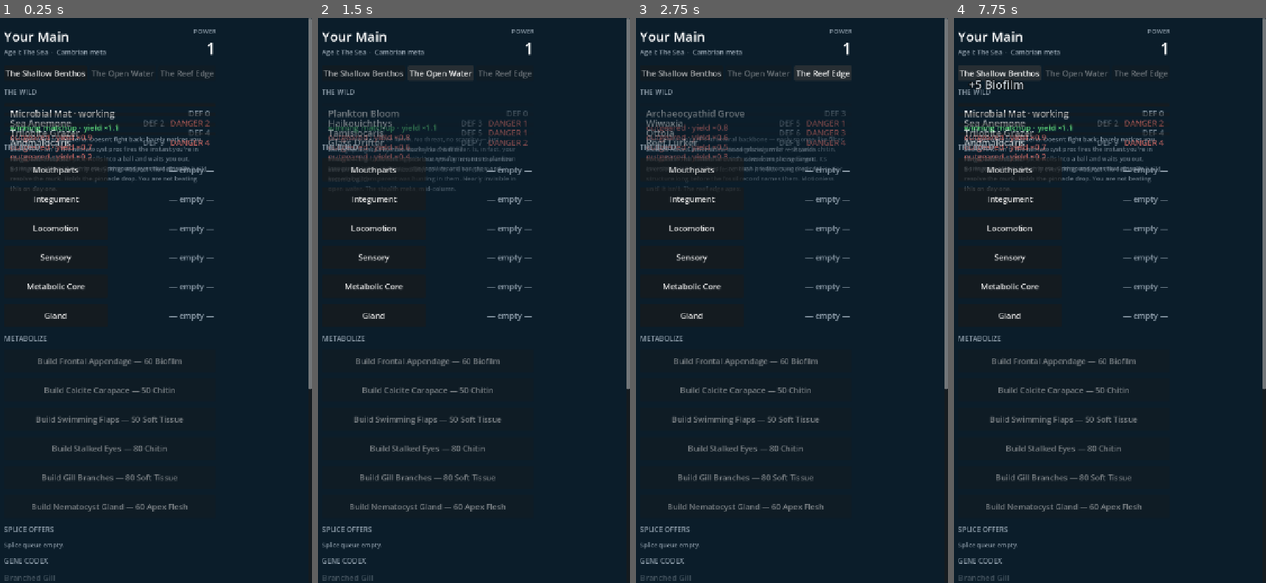
Above: before the commit, frames 1-4 (left to right).
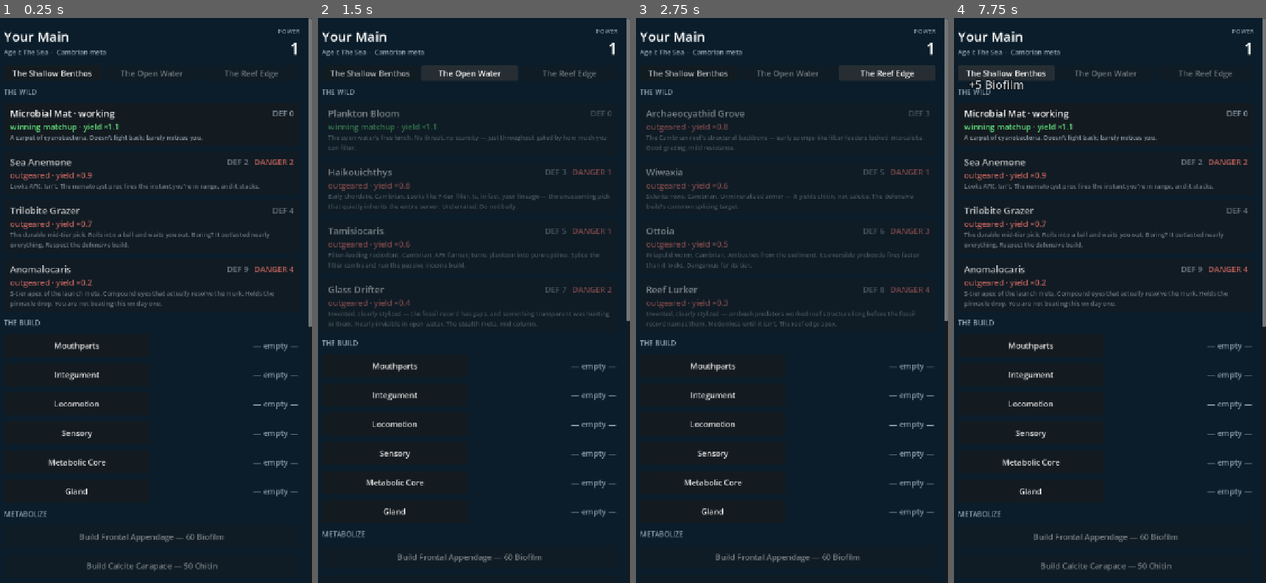
Above: after the commit, the same moments.

Repository: leonbzt/CradleOfLife
Game: Godot game, scene res://ui/main.tscn
Same seed, same stepped clock (60 frames per second), same inputs: the game is played once before the commit and once after it.
Inputs:
- Up to frame 1 (0.25 s): no input
- Up to frame 2 (1.5 s): click "The Shallow Benthos" at 0.5 s; click "The Open Water" at 1.25 s
- Up to frame 3 (2.75 s): click "The Reef Edge" at 2 s
- Up to frame 4 (7.75 s): click "Mouthparts" at 2.75 s; click "Integument" at 3.5 s; click "Locomotion" at 4.25 s; click "Sensory" at 5 s; click "Metabolic Core" at 5.75 s; click "Gland" at 6.5 s; click "The Shallow Benthos" at 7.25 s

The runs differ from the first frame. In frame 1, 11% of the frame differs, in the area x 1-100%, y 2-100%; in frame 2, 9.6%; in frame 3, 9.9%; in frame 4, 11%.

Commit message:
Fix full-width layout and node card overlap
- Revert margin/col to SIZE_EXPAND_FILL: SIZE_FILL inside a ScrollContainer
  doesn't fill to the container width, only to content minimum size; the
  overflow that prompted the SIZE_FILL change was caused by the stash HBox
  and flavor label, both now fixed — EXPAND_FILL is correct here
- Replace Button-as-container card with PanelContainer + transparent Button
  overlay: Button is not a Container so removing custom_minimum_size collapsed
  all card heights to 0, making every card overlap at y=0; PanelContainer IS
  a Container and auto-sizes to its content (correct height, correct width
  propagation for autowrap); click handling moves to a flat full-rect Button
  overlaid on top with empty StyleBoxes on all states
- _refresh and _on_loot: update card reference from Button cast to Control
  (PanelContainer); disabled state now applied to the overlay click_btn

Co-Authored-By: Claude Sonnet 4.6 <noreply@anthropic.com>

Diff:
--- a/ui/main.gd
+++ b/ui/main.gd
@@ -70,13 +70,13 @@
 	add_child(scroll)
 
 	var margin := MarginContainer.new()
-	margin.size_flags_horizontal = Control.SIZE_FILL
+	margin.size_flags_horizontal = Control.SIZE_EXPAND_FILL
 	for side in ["margin_left", "margin_right", "margin_top", "margin_bottom"]:
 		margin.add_theme_constant_override(side, 20)
 	scroll.add_child(margin)
 
 	var col := VBoxContainer.new()
-	col.size_flags_horizontal = Control.SIZE_FILL
+	col.size_flags_horizontal = Control.SIZE_EXPAND_FILL
 	col.add_theme_constant_override("separation", 14)
 	margin.add_child(col)
 
@@ -90,7 +90,7 @@
 	_build_metabolize_buttons(col)
 	col.add_child(_section_label("SPLICE OFFERS"))
 	_splice_list = VBoxContainer.new()
-	_splice_list.size_flags_horizontal = Control.SIZE_FILL
+	_splice_list.size_flags_horizontal = Control.SIZE_EXPAND_FILL
 	_splice_list.add_theme_constant_override("separation", 6)
 	col.add_child(_splice_list)
 	col.add_child(_section_label("GENE CODEX"))
@@ -153,38 +153,34 @@
 
 
 func _build_node_cards(col: VBoxContainer) -> void:
+	var empty_style := StyleBoxEmpty.new()
 	for node: Dictionary in Data.content.tables.get("nodes", []):
 		var node_id := String(node.get("id", ""))
-		var card := Button.new()
-		card.size_flags_horizontal = Control.SIZE_FILL
-		card.pressed.connect(func() -> void: Store.assign_node(_lineage().id, node_id))
+
+		# PanelContainer is a real Container — auto-sizes to content, correct width.
+		var card_frame := PanelContainer.new()
+		card_frame.size_flags_horizontal = Control.SIZE_EXPAND_FILL
+		col.add_child(card_frame)
 
 		var pad := MarginContainer.new()
-		pad.set_anchors_preset(Control.PRESET_FULL_RECT)
-		pad.mouse_filter = Control.MOUSE_FILTER_IGNORE
 		for side in ["margin_left", "margin_right"]:
 			pad.add_theme_constant_override(side, 14)
 		for side in ["margin_top", "margin_bottom"]:
 			pad.add_theme_constant_override(side, 8)
-		card.add_child(pad)
-		var pad_ref := pad
-		card.resized.connect(func() -> void: pad_ref.size = card.size)
+		card_frame.add_child(pad)
 
 		var box := VBoxContainer.new()
-		box.mouse_filter = Control.MOUSE_FILTER_IGNORE
+		box.add_theme_constant_override("separation", 2)
 		pad.add_child(box)
 
 		var top := HBoxContainer.new()
-		top.mouse_filter = Control.MOUSE_FILTER_IGNORE
 		box.add_child(top)
 		var name_lbl := Label.new()
-		name_lbl.text = String(node.get("name", node_id))
 		name_lbl.add_theme_font_size_override("font_size", 21)
 		name_lbl.size_flags_horizontal = Control.SIZE_EXPAND_FILL
 		top.add_child(name_lbl)
 
 		var stats := HBoxContainer.new()
-		stats.mouse_filter = Control.MOUSE_FILTER_IGNORE
 		top.add_child(stats)
 		var def_lbl := Label.new()
 		def_lbl.text = "DEF %d" % int(node.get("defense", 0))
@@ -202,17 +198,25 @@
 		flavor_lbl.add_theme_color_override("font_color", DIM)
 		flavor_lbl.add_theme_font_size_override("font_size", 14)
 		flavor_lbl.autowrap_mode = TextServer.AUTOWRAP_WORD_SMART
-		flavor_lbl.size_flags_horizontal = Control.SIZE_EXPAND_FILL
 		flavor_lbl.custom_minimum_size = Vector2(1, 0)
 		box.add_child(flavor_lbl)
 
+		# Transparent full-rect Button overlay — handles clicks and disabled state.
+		var click_btn := Button.new()
+		click_btn.flat = true
+		click_btn.set_anchors_preset(Control.PRESET_FULL_RECT)
+		for style in ["normal", "hover", "pressed", "disabled", "focus"]:
+			click_btn.add_theme_stylebox_override(style, empty_style)
+		click_btn.pressed.connect(func() -> void: Store.assign_node(_lineage().id, node_id))
+		card_frame.add_child(click_btn)
+
 		_cards[node_id] = {
-			"card": card,
+			"card": card_frame,
+			"btn": click_btn,
 			"name_lbl": name_lbl,
 			"matchup_lbl": matchup_lbl,
 			"danger_lbl": danger_lbl,
 		}
-		col.add_child(card)
 
 
 func _build_doll(col: VBoxContainer) -> void:
@@ -362,7 +366,8 @@
 	for node_id: String in _cards:
 		var node := content.node(node_id)
 		var refs: Dictionary = _cards[node_id]
-		var card := refs["card"] as Button
+		var card: Control = refs["card"]
+		var click_btn := refs["btn"] as Button
 		var node_niche := String(node.get("niche", ""))
 		card.visible = node_niche == _active_niche
 
@@ -370,7 +375,7 @@
 			continue
 
 		var niche_locked := not Commands.meets_niche_keys(l, content, node_niche)
-		card.disabled = niche_locked
+		click_btn.disabled = niche_locked
 		if niche_locked:
 			var niche_row := content.niche(node_niche)
 			var keys: Array = niche_row.get("affix_keys", [])
@@ -687,7 +692,7 @@
 	var refs: Dictionary = _cards.get(_lineage().assigned_node, {})
 	if refs.is_empty():
 		return
-	var card := refs["card"] as Button
+	var card: Control = refs["card"]
 	if not card.visible:
 		return
 	var at := Vector2(48.0, card.global_position.y + 16.0)
